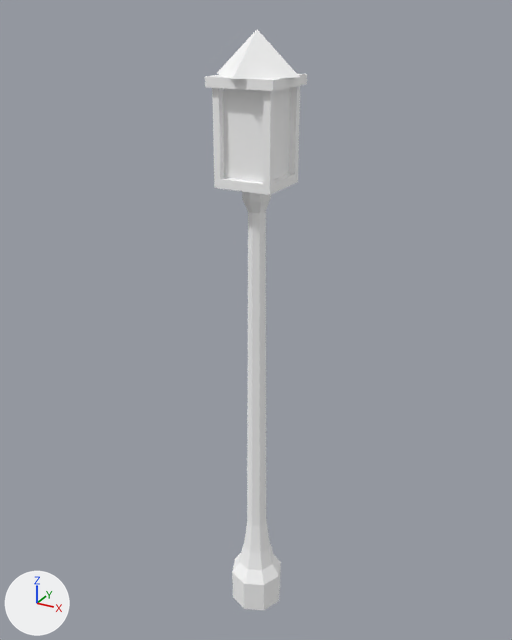
The glTF model games/yorimichi/assets/belmonte/meshes/SM_BM_BP_LanternPost.glb, before and after one commit.
Rendered twice from a 50 mm camera at (1.79, -3.27, 3.67) aimed at (-0.05, 0.08, 2.0). The axes (+X, +Y, +Z) are drawn at lower left. The lights are the same throughout. The older version comes first. Vertices at exactly the same position are counted once.

Script lines for the objects in view, before the commit:
```python
me_sm_bp_lanternpost = bpy.data.meshes.new('SM_BP_LanternPost')
me_sm_bp_lanternpost.from_pydata(...)  # 121 vertices, 196 faces; spans x -0.24..0.24, y -0.24..0.24, z 0.0..3.58
# faces by material slot: [188, 8]
me_sm_bp_lanternpost.materials.append(mat_bm_000_m_iron)
me_sm_bp_lanternpost.materials.append(mat_bm_001_m_window_lit)
ob_sm_bm_bp_lanternpost = bpy.data.objects.new('SM_BM_BP_LanternPost', me_sm_bp_lanternpost)
ob_sm_bm_bp_lanternpost.location = (0.0, 0.0, 0.0)
```
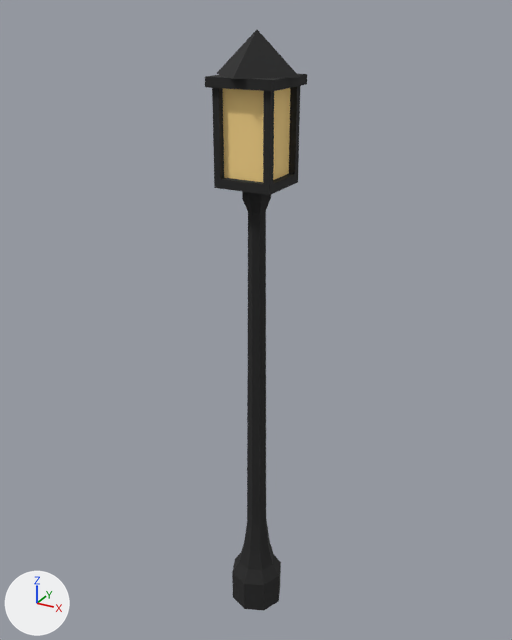
What the commit changed:
me_sm_bp_lanternpost has 121 vertices, 196 faces and spans x -0.24..0.24, y -0.24..0.24, z 0.0..3.58.
me_sm_bp_lanternpost is used by ob_sm_bm_bp_lanternpost; location (0.0, 0.0, 0.0).
me_sm_bp_lanternpost part 1: 196 faces centred in x -0.19..0.19, y -0.19..0.19, z 0.07..3.44 are repainted in the vertex colours; the middle colour goes from white #ffffff to black #212121.

Location of each change, (x1, y1, x2, y2) in pixels of the pictures (512 x 640 px):
part 1 of me_sm_bp_lanternpost, recoloured (white to black)
    both: (205, 30, 307, 610)
